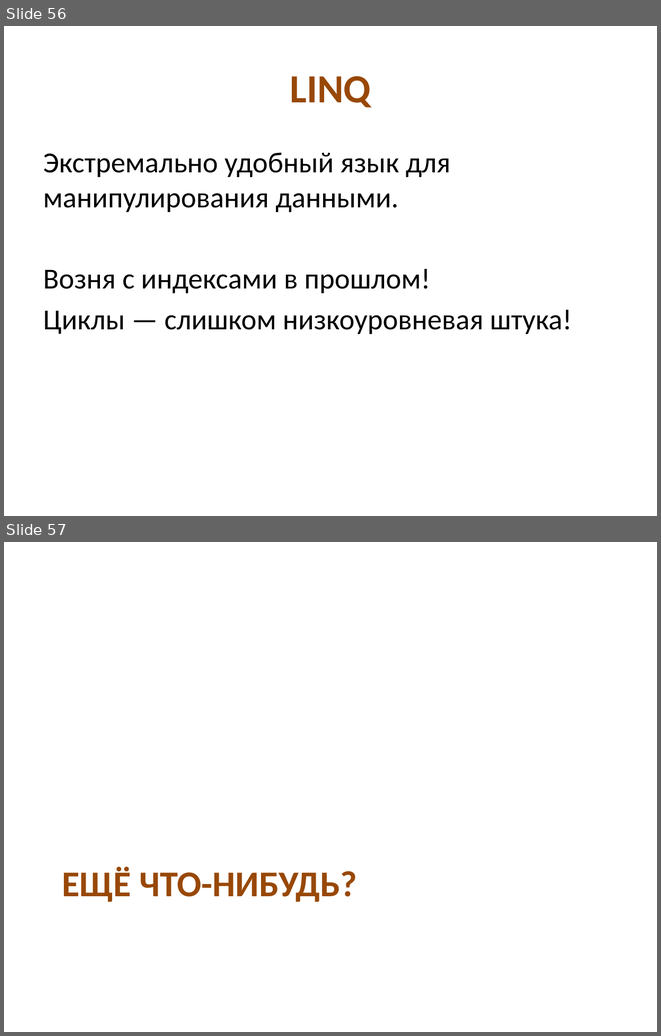
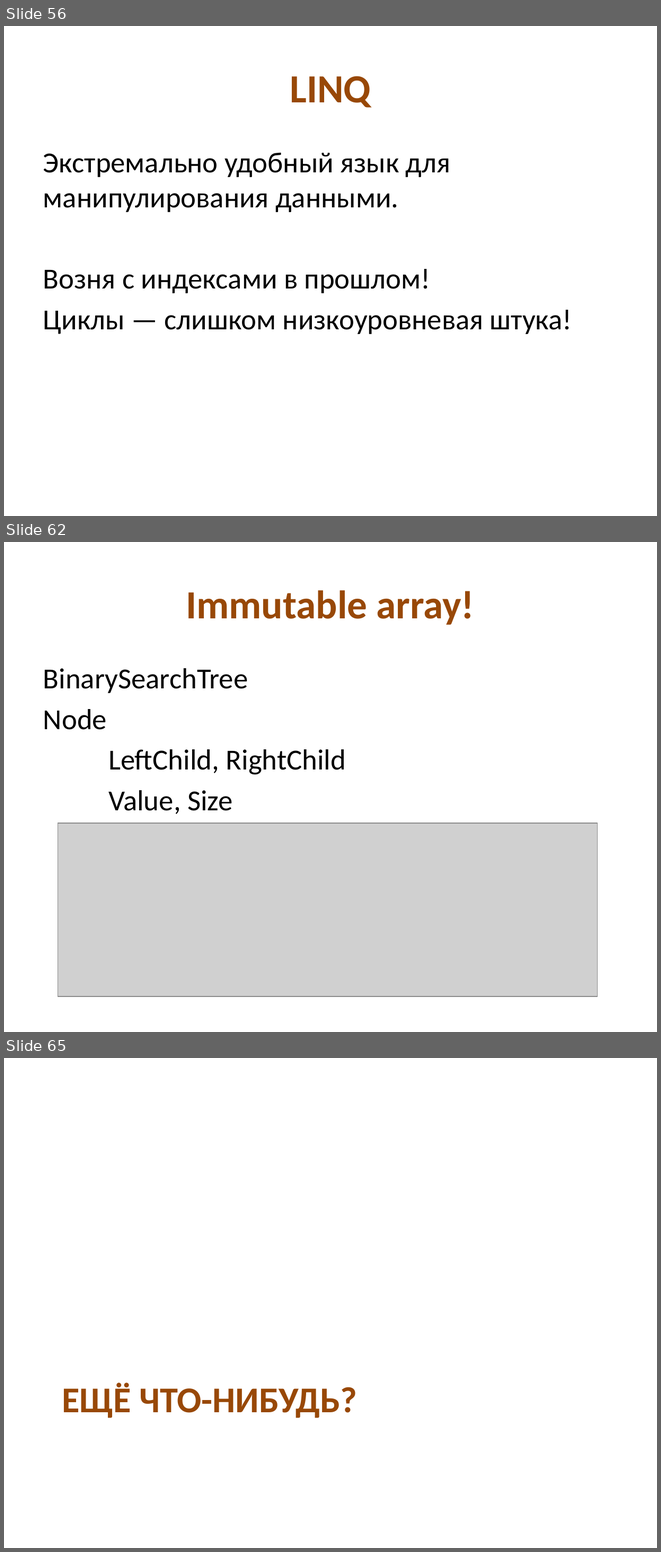
Before and after one commit to kontur-edu/kampus-ekb-2013-11, a slide deck: 02-CleanCode&Testing/CleanCode.pptx. Shown one above the other, each under a label of ours: slides 56 and 57 before the commit, slides 56, 62 and 65 after it; the slides between them are not shown. The pictures are 661x1036 and 661x1552 pixels, drawn with LibreOffice and Linux fonts; fonts in the diff are those of the drawing; grey boxes stand for pictures. Boxes give left, top, right and bottom in pixels: in the first picture for what was removed or moved away, otherwise in the second. Text is boxed around its words. In the diff, an @@ line names an element or a change of style, - is before the commit and + after.

```diff
--- a/02-CleanCode&Testing/CleanCode.pptx
+++ b/02-CleanCode&Testing/CleanCode.pptx
@@ slide 62 added at bbox=[4, 542, 657, 1032], background #FFFFFF @@
@@ title added at bbox=[186, 590, 475, 625], 44 pt, text #984807, bold @@
+Immutable array!
@@ text added at bbox=[43, 668, 346, 814], 32 pt, text #000000 @@
+BinarySearchTree
+Node
+LeftChild, RightChild
+Value, Size
@@ picture added at bbox=[58, 823, 598, 996] @@
@@ what was slide 57 is now slide 65 @@
```
Also in this commit, not shown: 6 slides changed, 7 other slides added, 2 other files.
